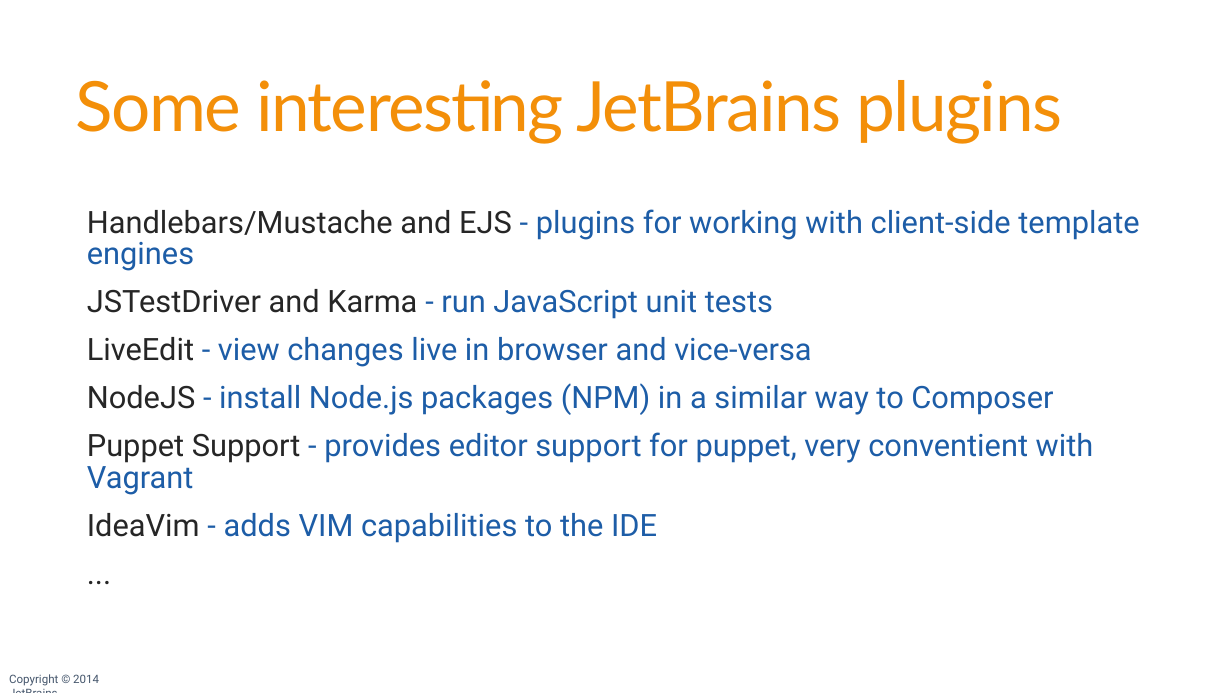
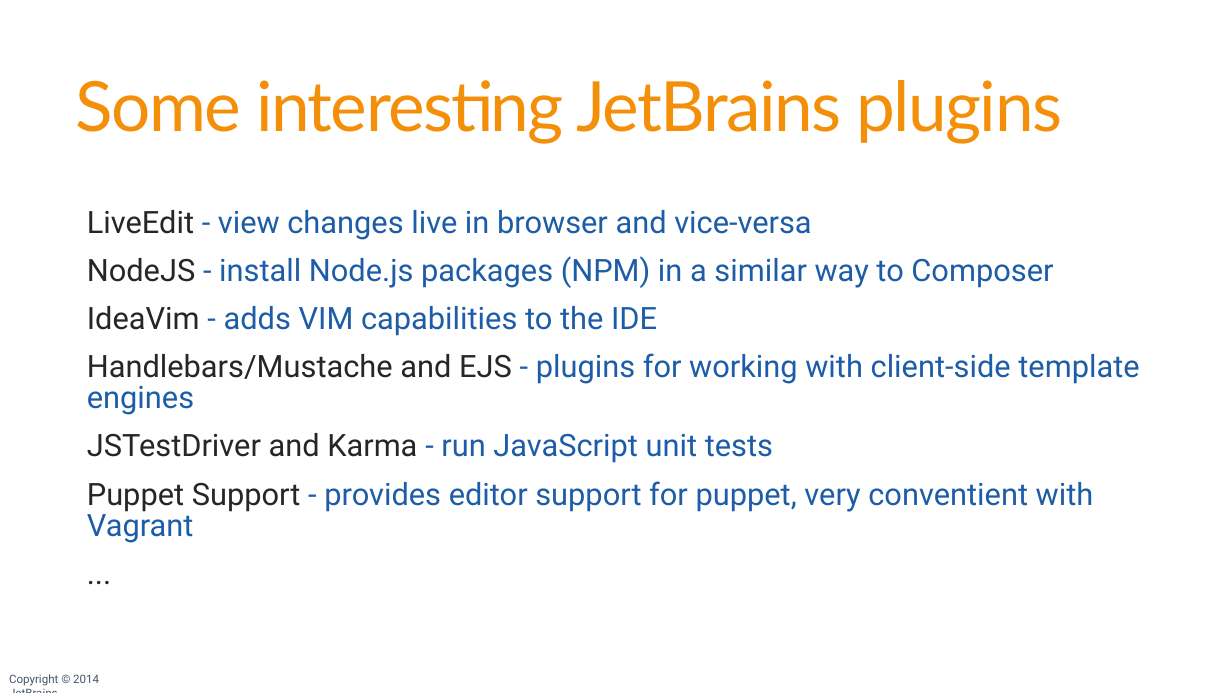
Before and after one commit to JetBrains/phpstorm-workshop, a slide deck: slide 130 of PhpStorm Workshop.pptx (slide 127 before the commit). Drawn at 1232x693 pixels with LibreOffice and Linux fonts; fonts in the diff are those of the drawing; background and template pictures are left out. Boxes give left, top, right and bottom in pixels: in the first picture for what was removed or moved away, otherwise in the second. Text is boxed around its words. In the diff, an @@ line names an element or a change of style, - is before the commit and + after.

Commit message:
Updated slide deck and added PDF version of the slides.

```diff
--- a/PhpStorm Workshop.pptx
+++ b/PhpStorm Workshop.pptx
@@ text at (x1=87, y1=210, x2=1053, y2=336): paragraphs added @@
+  LiveEdit - view changes live in browser and vice-versa
+  NodeJS - install Node.js packages (NPM) in a similar way to Composer
+  IdeaVim - adds VIM capabilities to the IDE
@@ text at (x1=87, y1=337, x2=1053, y2=415): paragraphs removed @@
-  LiveEdit - view changes live in browser and vice-versa
-  NodeJS - install Node.js packages (NPM) in a similar way to Composer
@@ text at (x1=87, y1=513, x2=657, y2=543): paragraph removed @@
-  IdeaVim - adds VIM capabilities to the IDE
```
Also in this commit, not shown: 14 other slides changed, 5 slides added, 2 slides removed, 1 other file.
